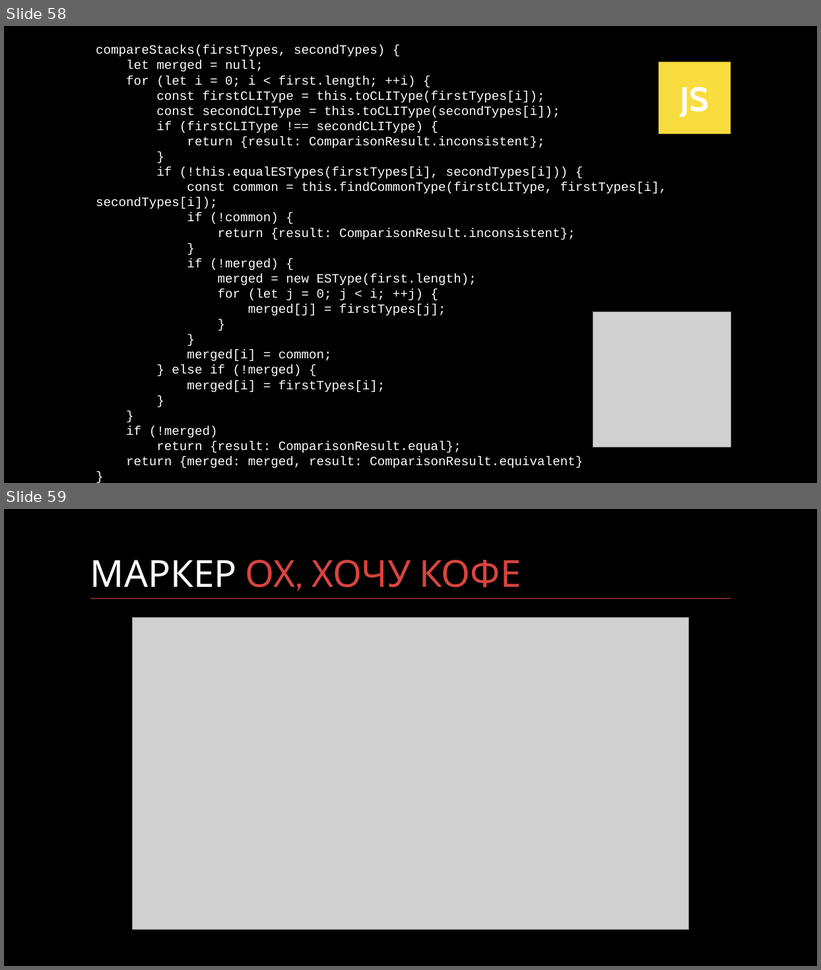
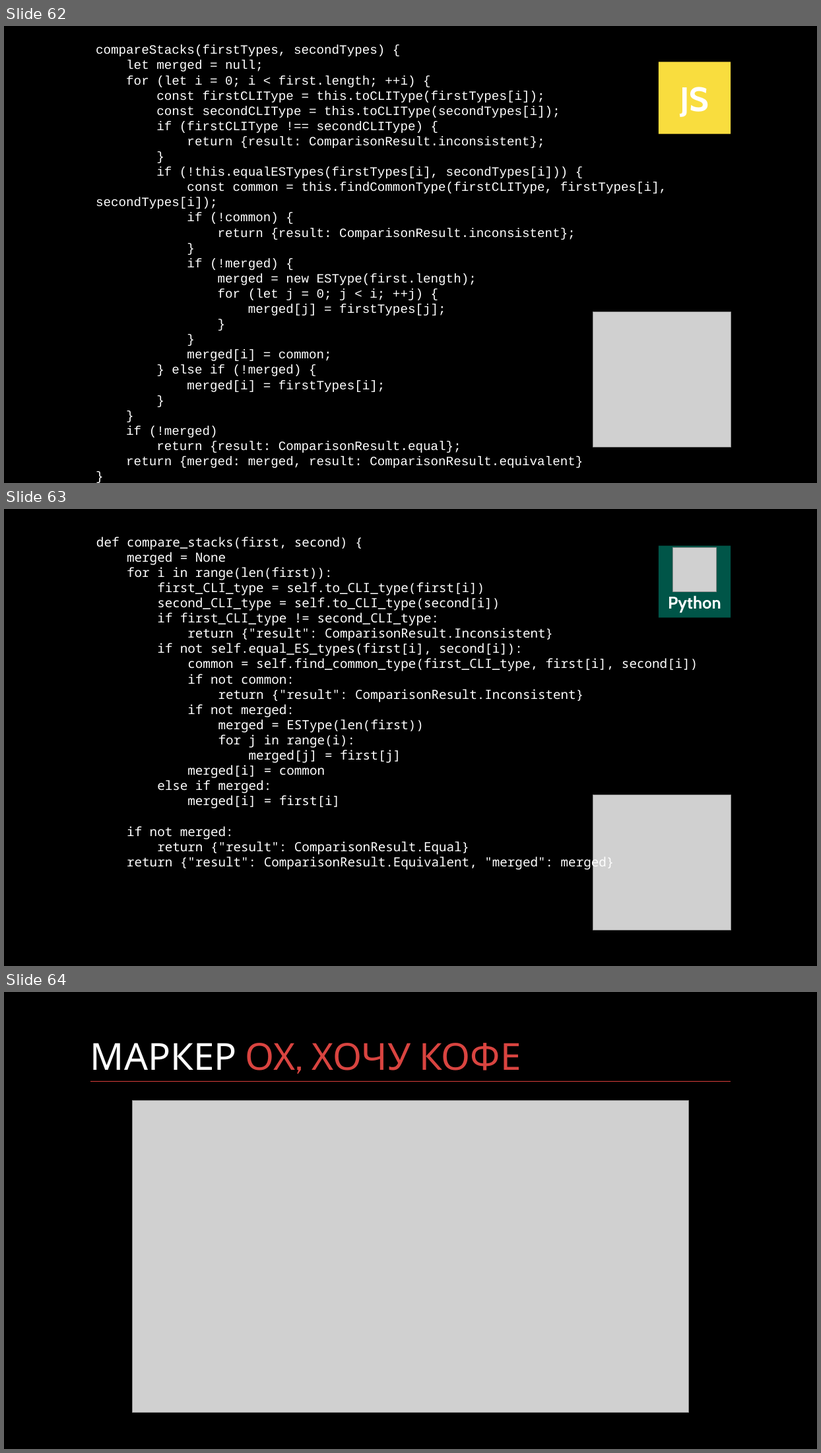
Before and after one commit to kontur-courses/clean-code, a slide deck: clean-code-black.pptx. Shown one above the other, each under a label of ours: slides 58 and 59 before the commit, slides 62, 63 and 64 after it. The pictures are 821x970 and 821x1453 pixels, drawn with LibreOffice and Linux fonts; fonts in the diff are those of the drawing; grey boxes stand for pictures. Boxes give left, top, right and bottom in pixels: in the first picture for what was removed or moved away, otherwise in the second. Text is boxed around its words. In the diff, an @@ line names an element or a change of style, - is before the commit and + after.

Commit message:
add python in presentation

```diff
--- a/clean-code-black.pptx
+++ b/clean-code-black.pptx
@@ slide 63 added at box(4, 509, 817, 966), background #000000 @@
@@ text added at box(96, 537, 698, 871), 15 pt, text #FFFFFF @@
+def compare_stacks(first, second) {
+merged = None
+for i in range(len(first)):
+first_CLI_type = self.to_CLI_type(first[i])
+second_CLI_type = self.to_CLI_type(second[i])
+if first_CLI_type != second_CLI_type:
+return {"result": ComparisonResult.Inconsistent}
+if not self.equal_ES_types(first[i], second[i]):
+common = self.find_common_type(first_CLI_type, first[i], second[i])
+if not common:
+return {"result": ComparisonResult.Inconsistent}
+if not merged:
+merged = ESType(len(first))
+for j in range(i):
+merged[j] = first[j]
+merged[i] = common
+else if merged:
+merged[i] = first[i]
+if not merged:
+return {"result": ComparisonResult.Equal}
+return {"result": ComparisonResult.Equivalent, "merged": merged}
@@ rectangle added at box(659, 545, 731, 618), fill #005548, 20 pt, text #FFFFFF, bold @@
+Python
@@ picture added at box(673, 548, 717, 592) @@
@@ picture added at box(593, 795, 731, 930) @@
@@ what was slide 58 is now slide 62 @@
@@ what was slide 59 is now slide 64 @@
```
Also in this commit, not shown: 2 slides changed, 5 other slides added.
